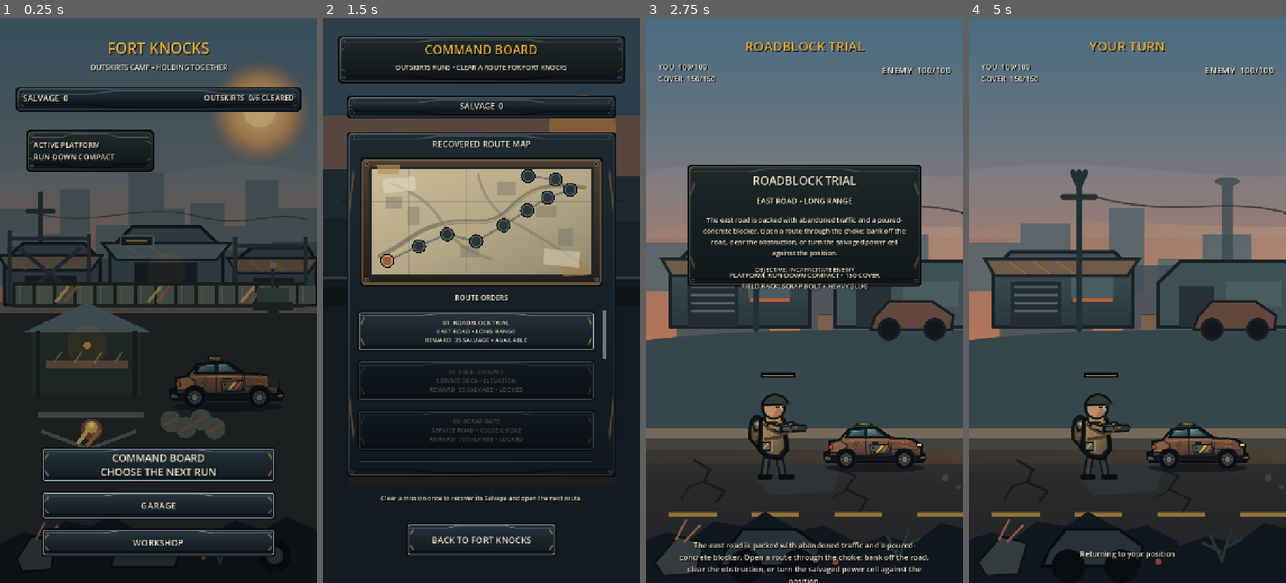
Above: before the commit, frames 1-4 (left to right).
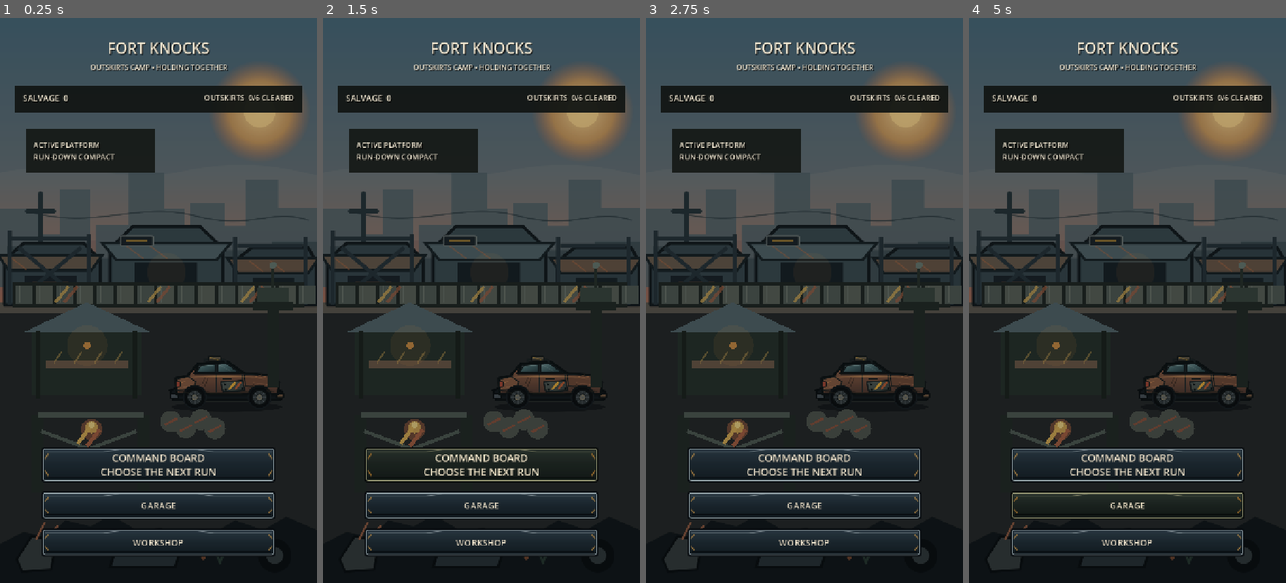
Above: after the commit, the same moments.

Repository: phantompixel-developer/FortKnocks
Game: Godot game, scene res://game/core/app.tscn
Same seed, same stepped clock (60 frames per second), same inputs: the game is played once before the commit and once after it.
Inputs (mouse positions are in pixels of both pictures, inside the frame that each line leads up to):
- Up to frame 1 (0.25 s): no input
- Up to frame 2 (1.5 s): click "COMMAND BOARD CHOOSE THE NEXT…" at 0.5 s; click (481, 464) at 1.25 s, where only the run after the commit has a clickable "COMMAND BOARD CHOOSE THE NEXT…"
- Up to frame 3 (2.75 s): click (798, 328) at 2 s, where only the run before the commit has a clickable "01 ROADBLOCK TRIAL EAST ROAD …"
- Up to frame 4 (5 s): click (1127, 503) at 2.75 s, where only the run after the commit has a clickable "GARAGE"; click (1127, 543) at 3.5 s, where only the run after the commit has a clickable "WORKSHOP"; click (1127, 503) at 4.25 s, where only the run after the commit has a clickable "GARAGE"

The runs differ from the first frame. In frame 1, 2.4% of the frame differs, in the area x 4-96%, y 4-28%; in frame 2, 50%; in frame 3, 76%; in frame 4, 76%, in the area x 0-100%, y 0-99%.
Error after the commit: Invalid access to property or key 'pressed' on a base object of type 'null instance'. (res://game/hub/fort_knocks_hub.gd:21)

Commit message:
ui: bind Hub reference asset kit to live state

Diff:
--- a/game/hub/fort_knocks_hub.gd
+++ b/game/hub/fort_knocks_hub.gd
@@ -7,21 +7,17 @@
 
 const ThemeScript := preload("res://game/presentation/fort_knocks_theme.gd")
 
-@onready var hub_visual: FortKnocksHubVisual = $Visual
-@onready var subtitle_label: Label = $Subtitle
-@onready var salvage_label: Label = $TopBar/SalvageLabel
-@onready var progress_label: Label = $TopBar/ProgressLabel
-@onready var platform_label: Label = $StatusCard/PlatformLabel
-@onready var notice_label: Label = $NoticeLabel
-@onready var command_board_button: Button = $Actions/CommandBoardButton
-@onready var garage_button: Button = $Actions/GarageButton
-@onready var workshop_button: Button = $Actions/WorkshopButton
+@onready var salvage_label: Label = $TopHUD/SalvagePanel/SalvageLabel
+@onready var progress_label: Label = $TopHUD/ProgressPanel/ProgressLabel
+@onready var platform_label: Label = $TopHUD/PlatformPanel/PlatformLabel
+@onready var notice_panel: TextureRect = $NoticePanel
+@onready var notice_label: Label = $NoticePanel/NoticeLabel
+@onready var command_board_button: TextureButton = $Navigation/MissionsButton
+@onready var garage_button: TextureButton = $Navigation/GarageButton
+@onready var workshop_button: TextureButton = $Navigation/WorkshopButton
 
 func _ready() -> void:
 	ThemeScript.apply(self)
-	ThemeScript.style_card($TopBar)
-	ThemeScript.style_card($StatusCard, 1)
-	$Title.add_theme_color_override("font_color", ThemeScript.HAZARD)
 	command_board_button.pressed.connect(func() -> void: command_board_requested.emit())
 	garage_button.pressed.connect(func() -> void: garage_requested.emit())
 	workshop_button.pressed.connect(func() -> void: workshop_requested.emit())
@@ -31,44 +27,26 @@
 	var inventory := save_snapshot.get("inventory", {}) as Dictionary
 	var completed := campaign.get("completed_missions", []) as Array
 	var platform_id := str(inventory.get("platform_id", "run_down_compact"))
-	var equipped_modules := inventory.get("equipped_module_by_platform", {}) as Dictionary
-	var module_id := str(equipped_modules.get(platform_id, ""))
-	hub_visual.configure(platform_id, module_id, completed.size())
-	subtitle_label.text = _progress_subtitle(completed.size())
 
-	salvage_label.text = "SALVAGE  %d" % int(inventory.get("salvage", 0))
+	salvage_label.text = "SALVAGE\n%d" % int(inventory.get("salvage", 0))
 	if completed.size() > 6:
-		progress_label.text = "SUBURBS  %d/4 CLEARED" % mini(completed.size() - 6, 4)
+		progress_label.text = "SUBURBS\n%d/4" % mini(completed.size() - 6, 4)
 	else:
-		progress_label.text = "OUTSKIRTS  %d/6 CLEARED" % mini(completed.size(), 6)
-	platform_label.text = "ACTIVE PLATFORM\n%s" % _platform_display_name(platform_id)
+		progress_label.text = "OUTSKIRTS\n%d/6" % mini(completed.size(), 6)
+	platform_label.text = "ACTIVE\n%s" % _platform_short_name(platform_id)
+
 	notice_label.text = notice
-	notice_label.visible = not notice.is_empty()
+	notice_panel.visible = not notice.is_empty()
 
-func _platform_display_name(platform_id: String) -> String:
+func _platform_short_name(platform_id: String) -> String:
 	match platform_id:
 		"run_down_compact":
-			return "RUN-DOWN COMPACT"
+			return "COMPACT"
 		"old_sedan":
-			return "OLD SEDAN / ESTATE"
+			return "SEDAN"
 		"pickup":
 			return "PICKUP"
 		"improvised_technical":
-			return "IMPROVISED TECHNICAL"
+			return "TECHNICAL"
 		_:
 			return platform_id.replace("_", " ").to_upper()
-
-func _progress_subtitle(completed_count: int) -> String:
-	if completed_count >= 10:
-		return "SUBURBS SUPPLY LINE • SECURED STORES EXPANDING"
-	if completed_count >= 8:
-		return "SUBURBS FOOTHOLD • HEAVIER FABRICATION ONLINE"
-	if completed_count >= 7:
-		return "SUBURBS FOOTHOLD • PUSHING BEYOND THE OUTSKIRTS"
-	if completed_count >= 6:
-		return "OUTSKIRTS SECURED • FORTIFIED AND OPERATING"
-	if completed_count >= 4:
-		return "OUTSKIRTS CAMP • POWERED AND ORGANISED"
-	if completed_count >= 2:
-		return "OUTSKIRTS CAMP • TAKING SHAPE"
-	return "OUTSKIRTS CAMP • HOLDING TOGETHER"
